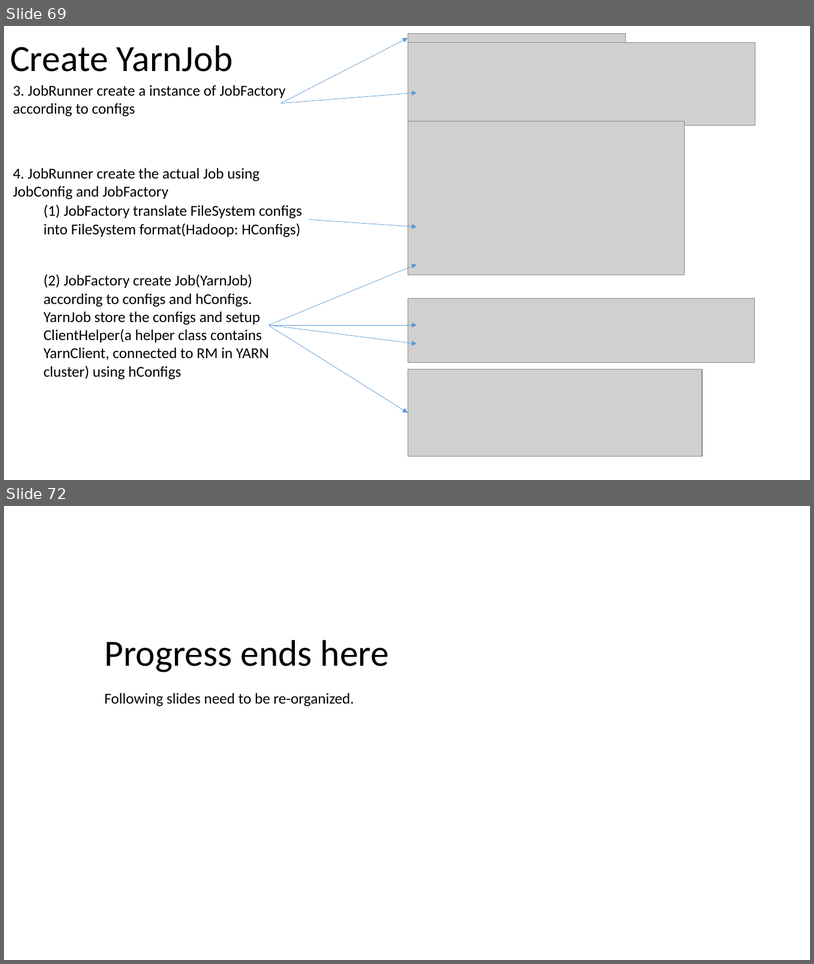
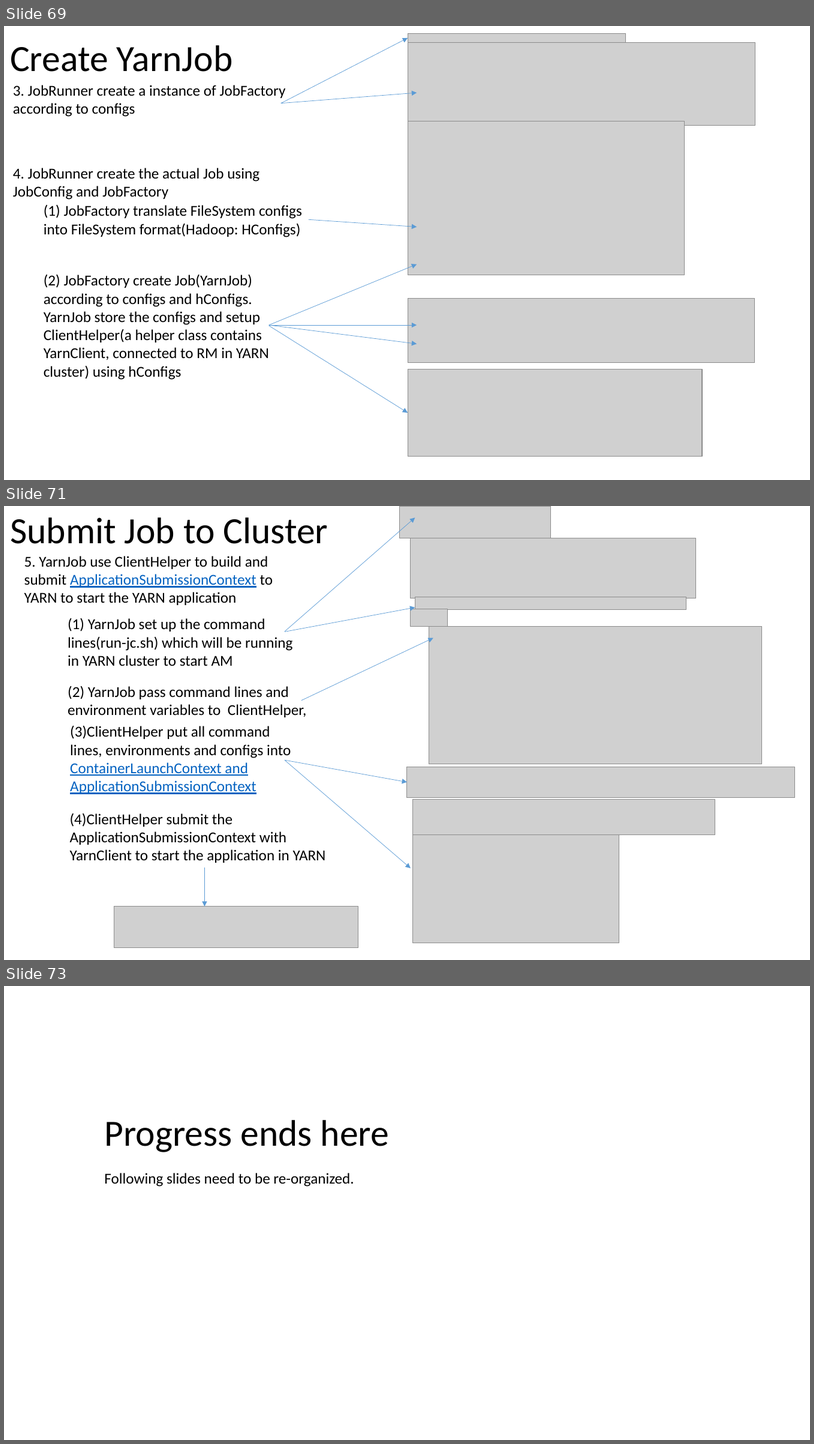
Before and after one commit to Swrrt/Samza-Documents, a slide deck: Documentation/SamzaStructure.pptx. Shown one above the other, each under a label of ours: slides 69 and 72 before the commit, slides 69, 71 and 73 after it; the slides between them are not shown. The pictures are 814x964 and 814x1444 pixels, drawn with LibreOffice and Linux fonts; fonts in the diff are those of the drawing; grey boxes stand for pictures. Boxes give left, top, right and bottom in pixels: in the first picture for what was removed or moved away, otherwise in the second. Text is boxed around its words. In the diff, an @@ line names an element or a change of style, - is before the commit and + after.

Commit message:
CLC and ApplicationSubmissionContext

```diff
--- a/Documentation/SamzaStructure.pptx
+++ b/Documentation/SamzaStructure.pptx
@@ slide 71 added at [4,506,810,960], background #FFFFFF @@
@@ title added at [10,517,329,544], 44 pt, text #000000 @@
+Submit Job to Cluster
@@ arrow added from (285, 631) to (416, 517), #5B9BD5 0.5 pt @@
@@ picture added at [399,506,551,538] @@
@@ picture added at [411,538,696,598] @@
@@ text added at [24,556,273,605], 18 pt, text #000000 @@
+5. YarnJob use ClientHelper to build and submit ApplicationSubmissionContext to YARN to start the YARN application
@@ arrow added from (285, 632) to (416, 607), #5B9BD5 0.5 pt @@
@@ picture added at [411,609,448,627] @@
@@ picture added at [416,597,686,610] @@
@@ text added at [68,618,293,666], 18 pt, text #000000 @@
+(1) YarnJob set up the command lines(run-jc.sh) which will be running in YARN cluster to start AM
@@ picture added at [429,627,762,765] @@
@@ arrow added from (302, 700) to (434, 638), #5B9BD5 0.5 pt @@
@@ text added at [68,685,306,717], 18 pt, text #000000 @@
+(2) YarnJob pass command lines and environment variables to ClientHelper,
@@ text added at [70,725,291,794], 18 pt, text #000000 @@
+(3)ClientHelper put all command lines, environments and configs into ContainerLaunchContext and ApplicationSubmissionContext
@@ arrow added from (285, 760) to (408, 782), #5B9BD5 0.5 pt @@
@@ arrow added from (285, 760) to (411, 868), #5B9BD5 0.5 pt @@
@@ picture added at [408,767,795,797] @@
@@ picture added at [413,799,716,834] @@
@@ text added at [70,813,326,862], 18 pt, text #000000 @@
+(4)ClientHelper submit the ApplicationSubmissionContext with YarnClient to start the application in YARN
@@ picture added at [413,834,619,943] @@
@@ arrow added from (205, 867) to (205, 906), #5B9BD5 0.5 pt @@
@@ picture added at [114,906,359,947] @@
@@ what was slide 72 is now slide 73 @@
```
Also in this commit, not shown: 2 slides changed.
